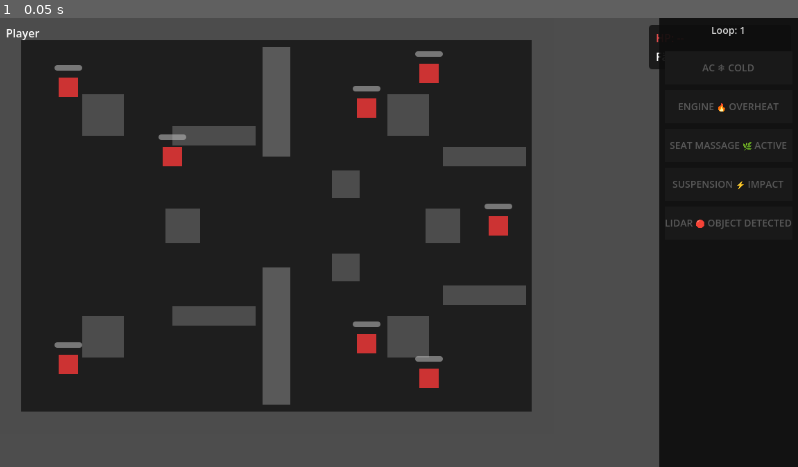
Above: before the commit, frame 1.
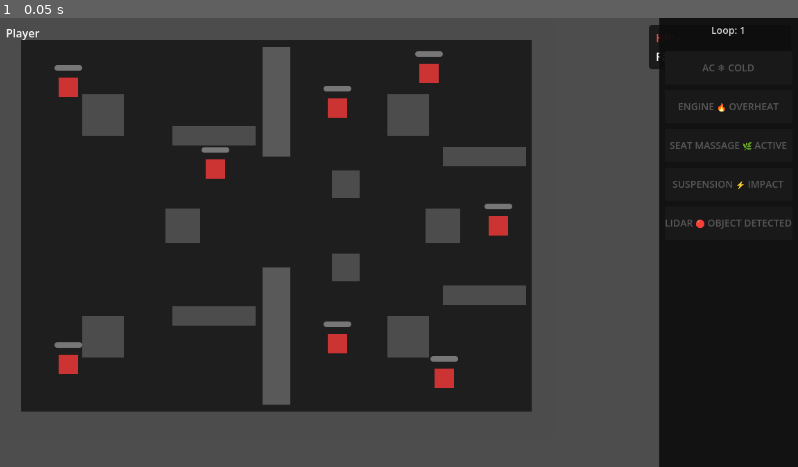
Above: after the commit, the same moment.

Repository: moklem/Roge-Like
Game: Godot game, scene res://scenes/Game.tscn
Two runs of this game, one before a commit and one after it. Both use one fixed random seed, a clock stepped at 60 frames per second and the inputs below. This scene is started directly instead of the project's main scene.
Inputs:
- Up to frame 1 (0.05 s): no input

The runs differ from the first frame. In frame 1, 1.2% of the frame differs, in the area x 19-58%, y 15-83%.

Commit message:
feat(08-01): author Room2 Bamberg Altstadt corridor geometry
- Add Room2 (Node2D, visible=false) as child of Game root
- Floor Polygon2D with distinct tint Color(0.10,0.10,0.14)
- NavigationRegion2D with NavigationPolygon_2 (full room outline, parsed_geometry_type=1)
- 4 border walls (WallTop/Bottom/Left/Right) reusing existing RectangleShape2D_h/v
- 6 interior corridor blocks (BlockTL/TC/TR/BL/BC/BR) forming H/cross layout
- SpawnPoints with 3 Marker2D children (left-side entry area)
- EnemySpawnPoints with 6 Marker2D children at corridor intersections
- All StaticBody2D nodes on collision layer 1 (default), collision_mask=0

Diff:
--- a/scenes/Game.tscn
+++ b/scenes/Game.tscn
@@ -36,6 +36,37 @@
 [sub_resource type="RectangleShape2D" id="RectShp_hwall"]
 size = Vector2(120, 28)
 
+[sub_resource type="NavigationPolygon" id="NavigationPolygon_2"]
+outlines = Array[PackedVector2Array]([PackedVector2Array(35, 562, 762, 564, 764, 34, 35, 34)])
+parsed_geometry_type = 1
+agent_radius = 12.0
+
+[sub_resource type="NavigationPolygon" id="NavigationPolygon_3"]
+outlines = Array[PackedVector2Array]([PackedVector2Array(120, 60, 680, 60, 750, 150, 760, 450, 680, 560, 120, 560, 50, 450, 40, 150)])
+parsed_geometry_type = 1
+agent_radius = 12.0
+
+[sub_resource type="RectangleShape2D" id="RectShp_r2_tl"]
+size = Vector2(115, 200)
+
+[sub_resource type="RectangleShape2D" id="RectShp_r2_tc"]
+size = Vector2(130, 180)
+
+[sub_resource type="RectangleShape2D" id="RectShp_r2_tr"]
+size = Vector2(130, 200)
+
+[sub_resource type="RectangleShape2D" id="RectShp_r2_bl"]
+size = Vector2(115, 150)
+
+[sub_resource type="RectangleShape2D" id="RectShp_r2_bc"]
+size = Vector2(130, 180)
+
+[sub_resource type="RectangleShape2D" id="RectShp_r2_br"]
+size = Vector2(130, 150)
+
+[sub_resource type="RectangleShape2D" id="RectShp_r3_keep"]
+size = Vector2(80, 80)
+
 [node name="Game" type="Node2D" unique_id=1590491663]
 script = ExtResource("1_game")
 
@@ -288,6 +319,157 @@
 
 [node name="ESpawn8" type="Marker2D" parent="Room1/EnemySpawnPoints" unique_id=2000000033]
 position = Vector2(530, 470)
+
+[node name="Room2" type="Node2D" parent="."]
+visible = false
+
+[node name="Floor" type="Polygon2D" parent="Room2"]
+color = Color(0.10, 0.10, 0.14, 1)
+polygon = PackedVector2Array(0, 0, 800, 0, 800, 600, 0, 600)
+
+[node name="NavigationRegion2D" type="NavigationRegion2D" parent="Room2"]
+navigation_polygon = SubResource("NavigationPolygon_2")
+
+[node name="SpawnPoints" type="Node2D" parent="Room2"]
+
+[node name="Spawn1" type="Marker2D" parent="Room2/SpawnPoints"]
+position = Vector2(90, 300)
+
+[node name="Spawn2" type="Marker2D" parent="Room2/SpawnPoints"]
+position = Vector2(110, 260)
+
+[node name="Spawn3" type="Marker2D" parent="Room2/SpawnPoints"]
+position = Vector2(110, 340)
+
+[node name="WallTop" type="StaticBody2D" parent="Room2"]
+position = Vector2(400, 16)
+collision_mask = 0
+
+[node name="CollisionShape2D" type="CollisionShape2D" parent="Room2/WallTop"]
+shape = SubResource("RectangleShape2D_h")
+
+[node name="Visual" type="Polygon2D" parent="Room2/WallTop"]
+color = Color(0.3, 0.3, 0.3, 1)
+polygon = PackedVector2Array(-400, -16, 400, -16, 400, 16, -400, 16)
+
+[node name="WallBottom" type="StaticBody2D" parent="Room2"]
+position = Vector2(400, 584)
+collision_mask = 0
+
+[node name="CollisionShape2D" type="CollisionShape2D" parent="Room2/WallBottom"]
+shape = SubResource("RectangleShape2D_h")
+
+[node name="Visual" type="Polygon2D" parent="Room2/WallBottom"]
+color = Color(0.3, 0.3, 0.3, 1)
+polygon = PackedVector2Array(-400, -16, 400, -16, 400, 16, -400, 16)
+
+[node name="WallLeft" type="StaticBody2D" parent="Room2"]
+position = Vector2(16, 300)
+collision_mask = 0
+
+[node name="CollisionShape2D" type="CollisionShape2D" parent="Room2/WallLeft"]
+shape = SubResource("RectangleShape2D_v")
+
+[node name="Visual" type="Polygon2D" parent="Room2/WallLeft"]
+color = Color(0.3, 0.3, 0.3, 1)
+polygon = PackedVector2Array(-16, -300, 16, -300, 16, 300, -16, 300)
+
+[node name="WallRight" type="StaticBody2D" parent="Room2"]
+position = Vector2(784, 300)
+collision_mask = 0
+
+[node name="CollisionShape2D" type="CollisionShape2D" parent="Room2/WallRight"]
+shape = SubResource("RectangleShape2D_v")
+
+[node name="Visual" type="Polygon2D" parent="Room2/WallRight"]
+color = Color(0.3, 0.3, 0.3, 1)
+polygon = PackedVector2Array(-16, -300, 16, -300, 16, 300, -16, 300)
+
+[node name="BlockTL" type="StaticBody2D" parent="Room2"]
+position = Vector2(242, 200)
+collision_mask = 0
+
+[node name="CollisionShape2D" type="CollisionShape2D" parent="Room2/BlockTL"]
+shape = SubResource("RectShp_r2_tl")
+
+[node name="Visual" type="Polygon2D" parent="Room2/BlockTL"]
+color = Color(0.28, 0.26, 0.30, 1)
+polygon = PackedVector2Array(-57, -100, 57, -100, 57, 100, -57, 100)
+
+[node name="BlockTC" type="StaticBody2D" parent="Room2"]
+position = Vector2(235, 140)
+collision_mask = 0
+
+[node name="CollisionShape2D" type="CollisionShape2D" parent="Room2/BlockTC"]
+shape = SubResource("RectShp_r2_tc")
+
+[node name="Visual" type="Polygon2D" parent="Room2/BlockTC"]
+color = Color(0.28, 0.26, 0.30, 1)
+polygon = PackedVector2Array(-65, -90, 65, -90, 65, 90, -65, 90)
+
+[node name="BlockTR" type="StaticBody2D" parent="Room2"]
+position = Vector2(565, 200)
+collision_mask = 0
+
+[node name="CollisionShape2D" type="CollisionShape2D" parent="Room2/BlockTR"]
+shape = SubResource("RectShp_r2_tr")
+
+[node name="Visual" type="Polygon2D" parent="Room2/BlockTR"]
+color = Color(0.28, 0.26, 0.30, 1)
+polygon = PackedVector2Array(-65, -100, 65, -100, 65, 100, -65, 100)
+
+[node name="BlockBL" type="StaticBody2D" parent="Room2"]
+position = Vector2(242, 475)
+collision_mask = 0
+
+[node name="CollisionShape2D" type="CollisionShape2D" parent="Room2/BlockBL"]
+shape = SubResource("RectShp_r2_bl")
+
+[node name="Visual" type="Polygon2D" parent="Room2/BlockBL"]
+color = Color(0.28, 0.26, 0.30, 1)
+polygon = PackedVector2Array(-57, -75, 57, -75, 57, 75, -57, 75)
+
+[node name="BlockBC" type="StaticBody2D" parent="Room2"]
+position = Vector2(235, 460)
+collision_mask = 0
+
+[node name="CollisionShape2D" type="CollisionShape2D" parent="Room2/BlockBC"]
+shape = SubResource("RectShp_r2_bc")
+
+[node name="Visual" type="Polygon2D" parent="Room2/BlockBC"]
+color = Color(0.28, 0.26, 0.30, 1)
+polygon = PackedVector2Array(-65, -90, 65, -90, 65, 90, -65, 90)
+
+[node name="BlockBR" type="StaticBody2D" parent="Room2"]
+position = Vector2(565, 475)
+collision_mask = 0
+
+[node name="CollisionShape2D" type="CollisionShape2D" parent="Room2/BlockBR"]
+shape = SubResource("RectShp_r2_br")
+
+[node name="Visual" type="Polygon2D" parent="Room2/BlockBR"]
+color = Color(0.28, 0.26, 0.30, 1)
+polygon = PackedVector2Array(-65, -75, 65, -75, 65, 75, -65, 75)
+
+[node name="EnemySpawnPoints" type="Node2D" parent="Room2"]
+
+[node name="ESpawn1" type="Marker2D" parent="Room2/EnemySpawnPoints"]
+position = Vector2(110, 120)
+
+[node name="ESpawn2" type="Marker2D" parent="Room2/EnemySpawnPoints"]
+position = Vector2(110, 480)
+
+[node name="ESpawn3" type="Marker2D" parent="Room2/EnemySpawnPoints"]
+position = Vector2(400, 300)
+
+[node name="ESpawn4" type="Marker2D" parent="Room2/EnemySpawnPoints"]
+position = Vector2(690, 120)
+
+[node name="ESpawn5" type="Marker2D" parent="Room2/EnemySpawnPoints"]
+position = Vector2(690, 480)
+
+[node name="ESpawn6" type="Marker2D" parent="Room2/EnemySpawnPoints"]
+position = Vector2(400, 80)
 
 [node name="HUD" type="CanvasLayer" parent="." unique_id=1971261314]
 
